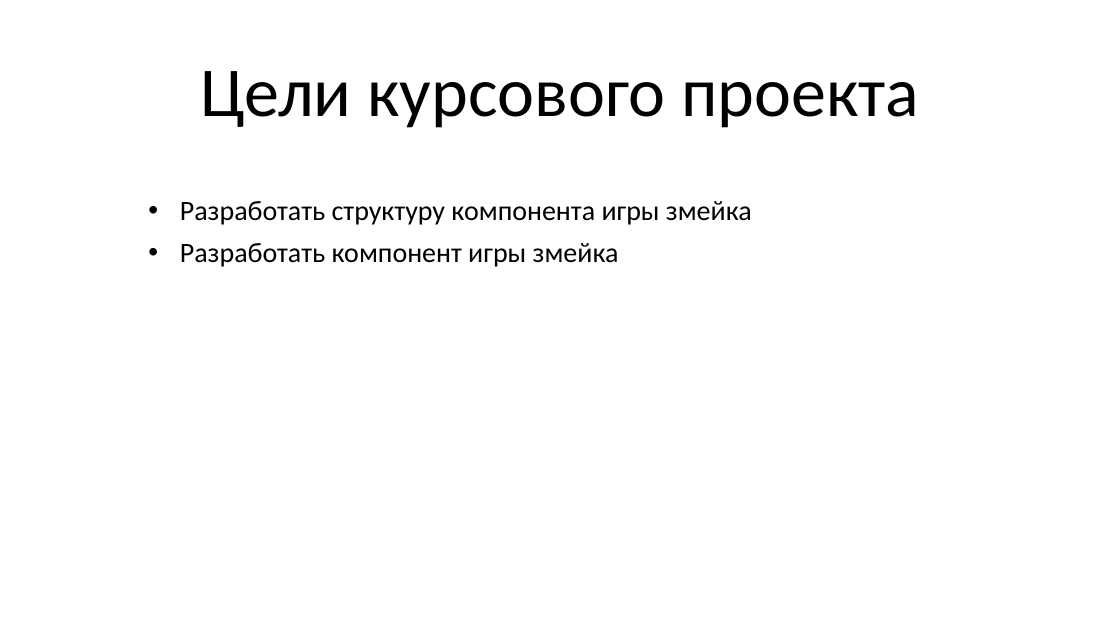
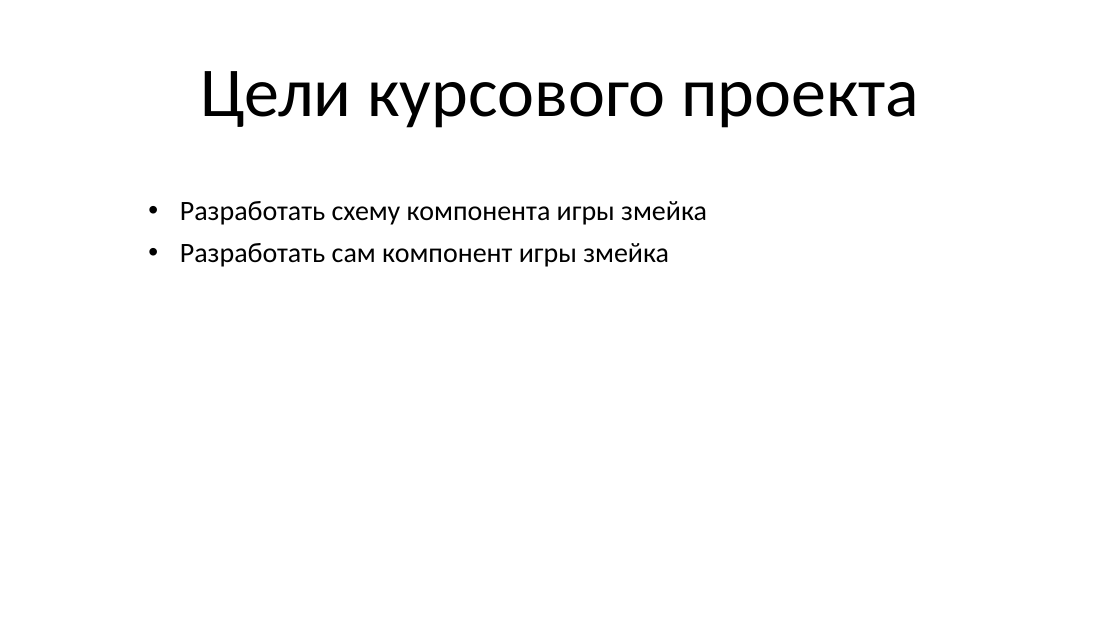
Before and after one commit to 1NiKuz1/snake, a slide deck: slide 2 of выступление/Презентация к курсовому проекту.pptx. Drawn at 1120x630 pixels with LibreOffice and Linux fonts; fonts in the diff are those of the drawing. Boxes give left, top, right and bottom in pixels: in the first picture for what was removed or moved away, otherwise in the second. Text is boxed around its words. In the diff, an @@ line names an element or a change of style, - is before the commit and + after.

```diff
--- a/выступление/Презентация к курсовому проекту.pptx
+++ b/выступление/Презентация к курсовому проекту.pptx
@@ subtitle at [180, 201, 707, 267]: text changed @@
-• Разработать структуру компонента игры змейка
-• Разработать компонент игры змейка
+• Разработать схему компонента игры змейка
+• Разработать сам компонент игры змейка
```
Also in this commit, not shown: 6 slides added, 4 slides removed, 28 other files.
